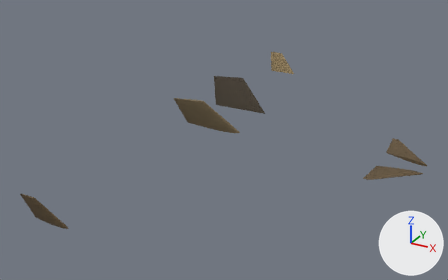
Two versions of the glTF model game/models/mech/fh_detail_bomber_2.glb, one commit apart.
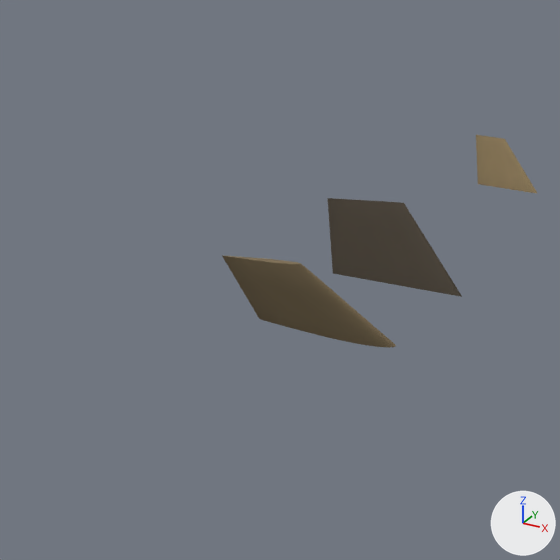
Old and new are each drawn whole from a 50 mm lens placed at (0.495, -1.257, 0.571), pointed at (-0.148, -0.089, -0.012) and again close up on the part from 20% to 68% of the width and 0% to 77% of the height. Lighting does not change. The marker at lower right points along +X, +Y and +Z. The first two pictures are the older version.

Before the edit, the objects in view are built like this:
```python
me_fin_l = bpy.data.meshes.new('fin_l')
me_fin_l.from_pydata(...)  # 240 vertices, 476 faces; spans x -0.28..-0.116, y 0.062..0.1, z 0.002..0.079
me_fin_l.materials.append(mat_mech_skin_fin_l)
me_fin_r = bpy.data.meshes.new('fin_r')
me_fin_r.from_pydata(...)  # 240 vertices, 476 faces; spans x -0.28..-0.116, y -0.102..-0.064, z 0.002..0.079
me_fin_r.materials.append(mat_mech_skin_fin_r)
me_winglet_l = bpy.data.meshes.new('winglet_l')
me_winglet_l.from_pydata(...)  # 240 vertices, 476 faces; spans x -0.3254..-0.2308, y 0.5283..0.5519, z -0.0393..0.0199
me_winglet_l.materials.append(mat_mech_skin_winglet_l)
ob_fin_l = bpy.data.objects.new('fin_l', me_fin_l)
ob_fin_l.location = (0.0, 0.0, 0.0)
ob_fin_r = bpy.data.objects.new('fin_r', me_fin_r)
ob_fin_r.location = (0.0, 0.0, 0.0)
ob_winglet_l = bpy.data.objects.new('winglet_l', me_winglet_l)
ob_winglet_l.location = (0.0, 0.0, 0.0)
```
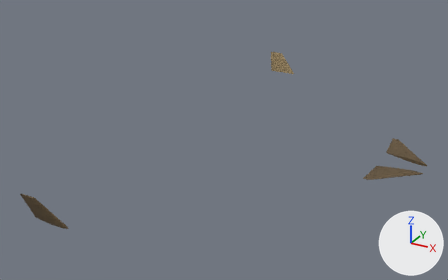
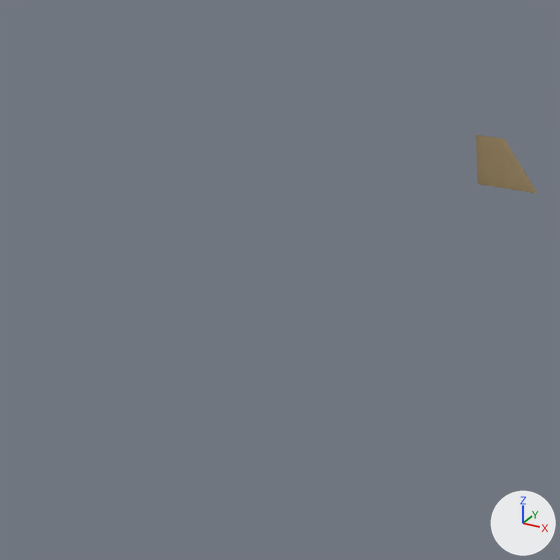
Pixel boxes [x1, y1, x2, y2] of what changed, in the close-ups (560 x 560 px):
'fin_l', deleted (brown): before [328, 198, 462, 297]
'fin_r', deleted (brown): before [222, 256, 396, 348]

The change, as a diff of the scene's bpy script:
```diff
--- a/game/models/mech/fh_detail_bomber_2.glb.py
+++ b/game/models/mech/fh_detail_bomber_2.glb.py
@@ ob_fin_l @@
-ob_fin_l = bpy.data.objects.new('fin_l', me_fin_l)
-ob_fin_l.location = (0.0, 0.0, 0.0)
@@ ob_fin_r @@
-ob_fin_r = bpy.data.objects.new('fin_r', me_fin_r)
-ob_fin_r.location = (0.0, 0.0, 0.0)
```
